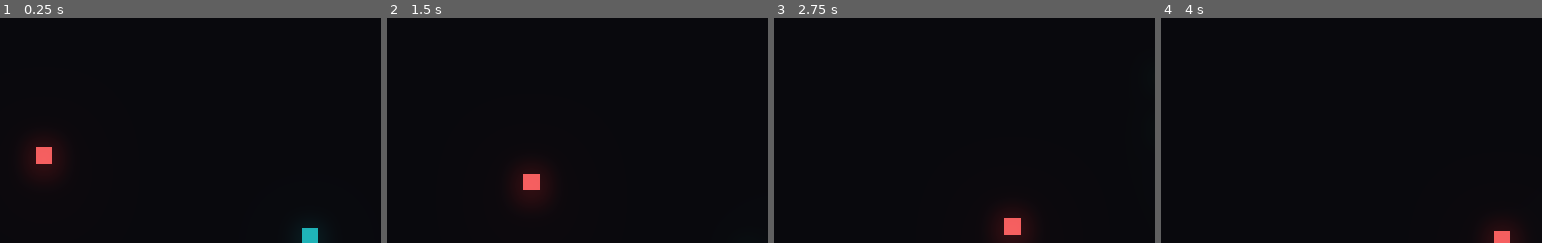
Above: before the commit, frames 1-4 (left to right).
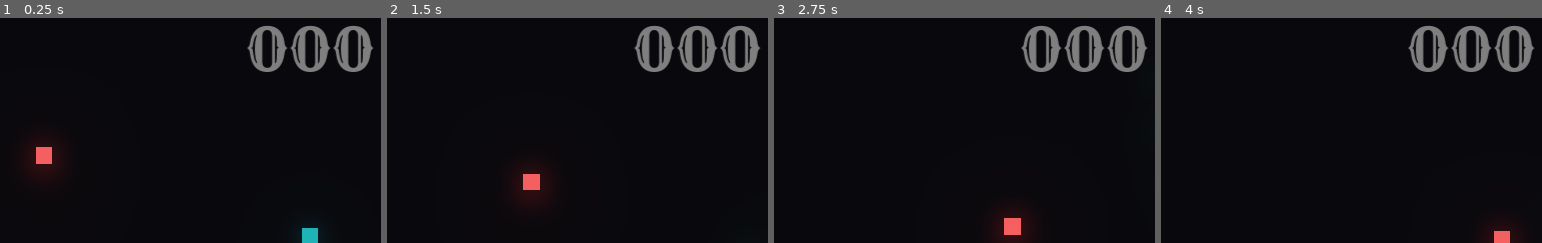
Above: after the commit, the same moments.

Repository: vecno-io/metafab-space-whales
Game: Godot game, scene res://MainScene.tscn
Same seed, same stepped clock (60 frames per second), same inputs: the game is played once before the commit and once after it.
Inputs (mouse positions are % of the whole screen's width and height, from its top left):
- Up to frame 1 (0.25 s): no input
- Up to frame 2 (1.5 s): tap Enter at 0.5 s; move the mouse to (71, 45) at 0.52 s; press the mouse at (71, 45) at 0.53 s; hold D (move_right) 0.53-1.28 s; move the mouse to (27, 55) at 1.27 s; release the mouse at (27, 55) at 1.28 s; hold S (move_down) from 1.28 s (still down); click (27, 55) at 1.35 s
- Up to frame 3 (2.75 s): move the mouse to (58, 28) at 2.02 s; release S (move_down) at 2.03 s; press the mouse at (58, 28) at 2.03 s; hold D (move_right) from 2.03 s (still down)
- Up to frame 4 (4 s): move the mouse to (42, 70) at 2.77 s; release D (move_right) at 2.78 s; release the mouse at (42, 70) at 2.78 s; hold W (move_up) 2.78-3.53 s; click (42, 70) at 2.85 s; move the mouse to (79, 65) at 3.52 s; press the mouse at (79, 65) at 3.53 s; hold A (move_left) from 3.53 s (still down)
The pictures show only the part of the screen within x 7-57%, y 2-52%; the shares and areas given below are measured in that part.

The runs differ from the first frame. In frame 1, 3.5% of the frame differs, in the area x 64-98%, y 3-24%; in frame 2, 3.5%; in frame 3, 3.5%; in frame 4, 3.5%.

Commit message:
init global score

Diff:
--- a/client/MainScene.tscn
+++ b/client/MainScene.tscn
@@ -1,6 +1,15 @@
-[gd_scene load_steps=3 format=2]
+[gd_scene load_steps=6 format=2]
 
 [ext_resource path="res://prefabs/Sector.tscn" type="PackedScene" id=1]
+[ext_resource path="res://assets/fonts/Rye-Regular.ttf" type="DynamicFontData" id=2]
+[ext_resource path="res://Overlay.gd" type="Script" id=3]
+
+[sub_resource type="DynamicFont" id=2]
+size = 72
+outline_color = Color( 0.972549, 0.972549, 0.972549, 1 )
+use_mipmaps = true
+use_filter = true
+font_data = ExtResource( 2 )
 
 [sub_resource type="Environment" id=1]
 background_mode = 4
@@ -15,5 +24,27 @@
 
 [node name="Sector" parent="." instance=ExtResource( 1 )]
 
+[node name="Overlay" type="CanvasLayer" parent="."]
+script = ExtResource( 3 )
+
+[node name="Control" type="Control" parent="Overlay"]
+anchor_right = 1.0
+anchor_bottom = 1.0
+rect_min_size = Vector2( 960, 540 )
+
+[node name="TotalPoints" type="Label" parent="Overlay/Control"]
+unique_name_in_owner = true
+modulate = Color( 0.501961, 0.501961, 0.501961, 1 )
+anchor_left = 0.5
+anchor_right = 0.5
+margin_left = -480.0
+margin_right = 480.0
+margin_bottom = 91.0
+size_flags_horizontal = 3
+custom_fonts/font = SubResource( 2 )
+text = "000"
+align = 1
+valign = 1
+
 [node name="WorldEnvironment" type="WorldEnvironment" parent="."]
 environment = SubResource( 1 )
--- /dev/null
+++ b/client/Overlay.gd
@@ -0,0 +1,13 @@
+extends Node
+
+
+onready var total_points = get_node("%TotalPoints")
+
+
+func _ready():
+	#warning-ignore: return_value_discarded
+	Global.connect("updated_points", self, "_on_updated_points")
+
+
+func _on_updated_points():
+	total_points.text = "%03d" % Global.points
--- a/client/autoload/Global.gd
+++ b/client/autoload/Global.gd
@@ -1,8 +1,21 @@
 extends Node
 
 
+signal updated_points
+
+var points = 0 setget _no_set
+
 var sector_node = null
 var local_player = null
+
+
+func _no_set(_value):
+	pass
+
+
+func add_points(value):
+	points += value
+	emit_signal("updated_points")
 
 
 func instance_node(node, parent, location):
--- a/client/prefabs/Enemy.gd
+++ b/client/prefabs/Enemy.gd
@@ -15,10 +15,12 @@
 
 func _process(delta):
 	if hp <= 0:
+		queue_free()
+		Global.add_points(1)
 		if Global.sector_node != null:
 			var object = Global.instance_node(dust_particles, Global.sector_node, global_position)
 			object.rotation = velocity.angle()
-		queue_free()
+
 	if stuned:
 		velocity = lerp(velocity, Vector2(0,0), 0.3)
 	elif Global.local_player != null:
Not shown, added: client/assets/fonts/OFL.txt
Binary file added: client/assets/fonts/Oldenburg-Regular.ttf
Binary file added: client/assets/fonts/Rye-Regular.ttf
